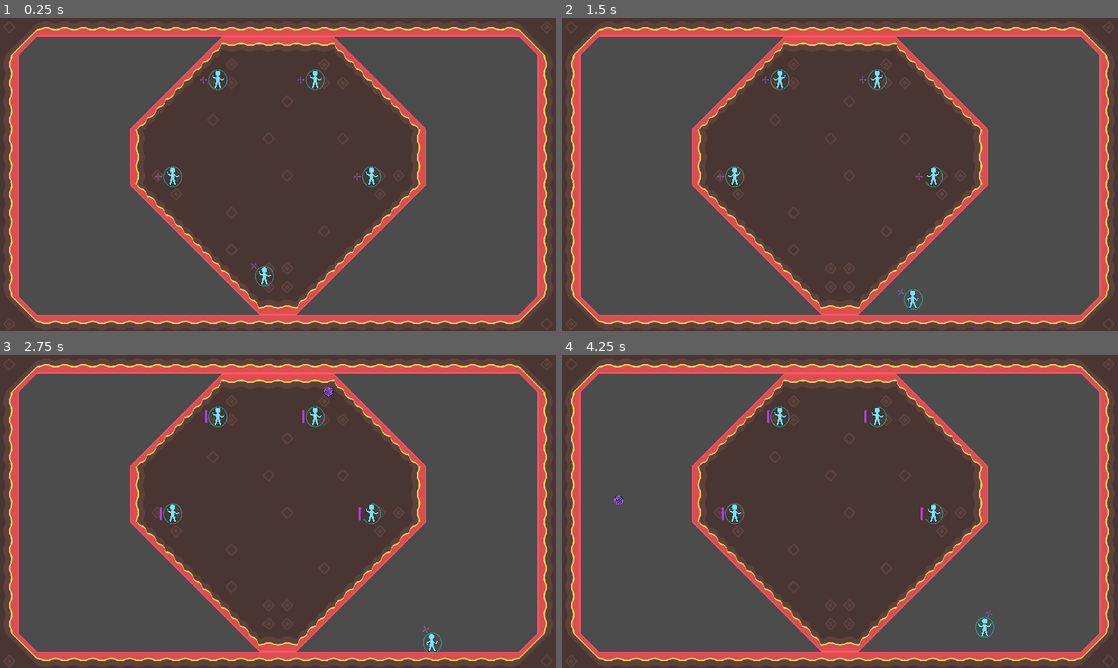
Above: before the commit, frames 1-4 (two rows, left to right).
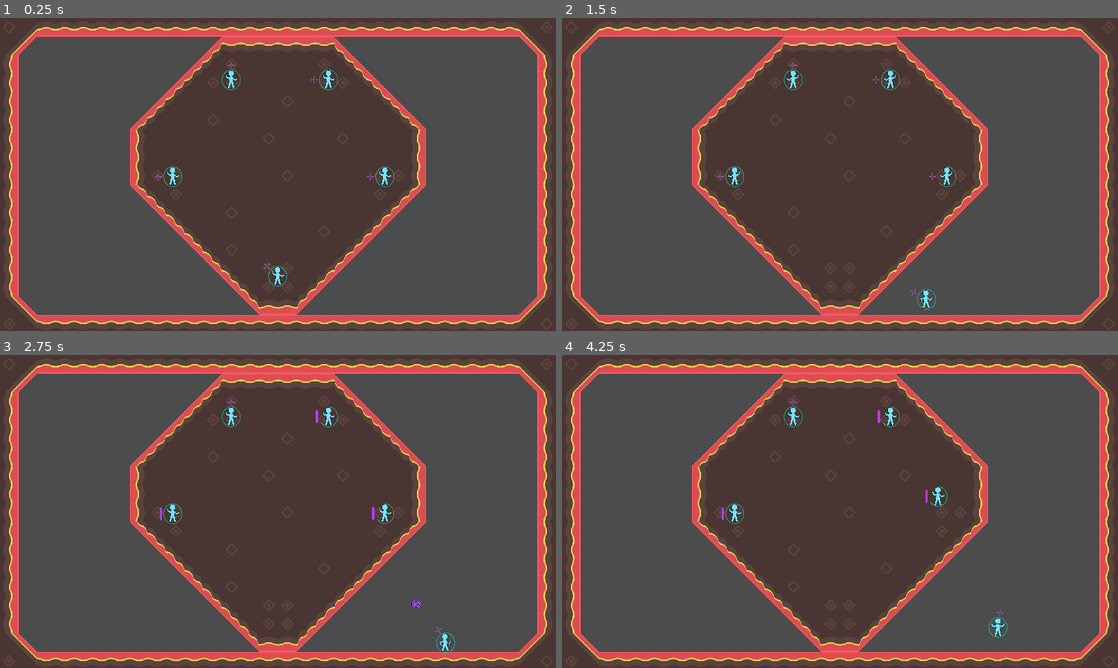
Above: after the commit, the same moments.

Repository: Reituag/DiscoBowl
Game: Godot game, scene res://Sources/Game/LocalGame.tscn
Same seed, same stepped clock (60 frames per second), same inputs: the game is played once before the commit and once after it. This scene is started directly instead of the project's main scene.
Inputs (mouse positions are in pixels of both pictures, inside the frame that each line leads up to):
- Up to frame 1 (0.25 s): no input
- Up to frame 2 (1.5 s): tap Enter (ui_accept) at 0.5, 0.77 s; move the mouse to (962, 158) at 0.52 s; hold Right (move_right_kb) 0.53-1.28 s; tap Backspace (auto_shield) at 0.6 s; click (962, 158) at 0.67 s; move the mouse to (728, 190) at 1.27 s; hold Down (move_down_kb) from 1.28 s (still down); right-click (728, 190) at 1.35 s
- Up to frame 3 (2.75 s): tap Enter (ui_accept) at 1.52 s; move the mouse to (333, 442) at 2.02 s; release Down (move_down_kb) at 2.03 s; hold Right (move_right_kb) from 2.03 s (still down); hold Space (shoot_kb) from 2.03 s (still down)
- Up to frame 4 (4.25 s): move the mouse to (812, 574) at 2.77 s; release Right (move_right_kb) at 2.78 s; release Space (shoot_kb) at 2.78 s; hold Up (move_up_kb) 2.78-3.53 s; tap Z at 2.85 s; click (812, 574) at 2.92 s; tap Enter (ui_accept) at 3.02, 3.77 s; move the mouse to (1006, 558) at 3.52 s; hold Left (move_left_kb) from 3.53 s (still down); tap Q at 3.6 s

The runs differ from the first frame. In frame 1, 0.7% of the frame differs, in the area x 36-71%, y 14-86%; in frame 2, 0.7%; in frame 3, 0.8%, in the area x 36-82%, y 10-96%; in frame 4, 0.8%.

Commit message:
Game configuration addition
Data coming from the controller selection menu is now used to configurate the local game.
Default data are provided in the localgame scene

Diff:
--- a/Project/Sources/Game/LocalGame.gd
+++ b/Project/Sources/Game/LocalGame.gd
@@ -18,34 +18,48 @@
 					'character' : null} ]
 }
 
+onready var arena : Map = $Arena
+
 # Called when the node enters the scene tree for the first time.
 func _ready():
-	#############
-	# TEST CODE #
-	#############
-	for i in range(5):
-		var player_data = { 'id'        : 'Gurlu',
-							'controller': 'none',
-							'character' : null}
-		player_data['id'] = "player{n}".format({'n':i})
-		if i != 1:
-			var auto = AutoController.new()
-			auto.config("shield")
-			$Characters.get_child(i).start($Arena.startPoints[i], auto)
-			player_data['controller'] = auto
-		else :
-			var kbCtrler = KeyboardCharacterController.new()
-			kbCtrler.config()
-			$Characters.get_child(i).start($Arena.startPoints[i], kbCtrler)
-			player_data['controller'] = kbCtrler
 
-		if scene_parameters.size() > i:
-			scene_parameters["players"][i] = player_data
+	var players = scene_parameters['players']
+	# Characters & Controllers instanciation
+	for index in range(players.size()):
+		if index in range(arena.startPoints.size()):
+			# Character instanciation & addition to childs
+			# if the ressource is given in parameters, various characters
+			# can be loaded
+			var character = \
+				load("res://Sources/Character/Character.tscn").instance()
+			add_child(character)
+
+			# Controller instanciation & configuration
+			var controller
+			if 'auto' in players[index]['controller']:
+				# Auto Controller configuration
+				controller = AutoController.new()
+				controller.config(players[index]['controller'])
+			elif 'k' in players[index]['controller']:
+				# Keyboard controller configuration
+				controller = KeyboardCharacterController.new()
+				controller.config()
+			elif 'j' in players[index]['controller']:
+				# Joypad controller configuration.
+				# Device index is given in the controller indicator :
+				# j3 is joypad controller, device number 3
+				controller = JoypadCharacterController.new()
+				controller.config(int(players[index]['controller'].substr(1)))
+			else:
+				# Default controller is an autocontroller with shielding
+				controller = AutoController.new()
+				controller.config('shield')
+			# Start character
+			character.start(arena.startPoints[index], controller)
 		else:
-			scene_parameters['players'].append(player_data)
-		scene_parameters["players"][i]["character"] = $Characters.get_child(i)
-	#############
-
+			# Error information
+			print("Only {2} start points: n°{0}/{1} not added".format(
+				[index, players.size(), arena.startPoints.size()]))
 
 func _process(_delta):
 	if Input.is_action_pressed("ui_cancel"):
--- a/Project/Sources/Game/LocalGame.tscn
+++ b/Project/Sources/Game/LocalGame.tscn
@@ -1,8 +1,7 @@
-[gd_scene load_steps=4 format=2]
+[gd_scene load_steps=3 format=2]
 
 [ext_resource path="res://Sources/Game/LocalGame.gd" type="Script" id=1]
 [ext_resource path="res://Sources/Maps/Arena_5Players.tscn" type="PackedScene" id=2]
-[ext_resource path="res://Sources/Character/Character.tscn" type="PackedScene" id=3]
 
 [node name="Game" type="Node"]
 script = ExtResource( 1 )
@@ -12,20 +11,3 @@
 current = true
 
 [node name="Arena" parent="." instance=ExtResource( 2 )]
-
-[node name="Characters" type="Node" parent="."]
-
-[node name="Character" parent="Characters" instance=ExtResource( 3 )]
-position = Vector2( 596.224, 547.194 )
-
-[node name="Character2" parent="Characters" instance=ExtResource( 3 )]
-position = Vector2( 1328.67, 547.194 )
-
-[node name="Character3" parent="Characters" instance=ExtResource( 3 )]
-position = Vector2( 958.672, 890.764 )
-
-[node name="Character4" parent="Characters" instance=ExtResource( 3 )]
-position = Vector2( 798.213, 213.062 )
-
-[node name="Character5" parent="Characters" instance=ExtResource( 3 )]
-position = Vector2( 1134.23, 213.062 )
